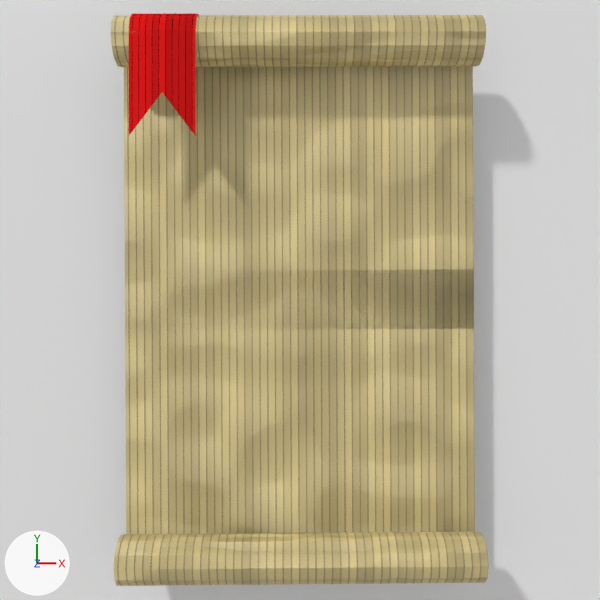
One commit to the Blender file src/img/Parchment_01.blend: the scene before it, then after it.
Camera for both pictures: the file's camera 'Camera'. The lights are fixed; the arrows at lower left show +X, +Y and +Z. Both versions are drawn at frame 4 of the action 'FlagSmall.001Action'; the numbers are the values there.

In view in the first picture: 'FlagSmall.001', 'Parchment-Small.002', 'Plane'.
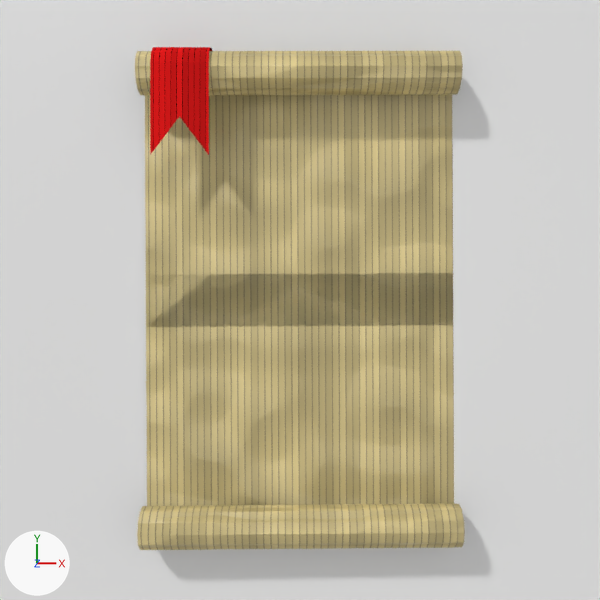
Commit message: fix parchment shadow when opening the main menu

Changed parts and their boxes (x1, y1, x2, y2) in the pictures (600 x 600 px):
'Parchment-Small.002', moved, rescaled (13% narrower, 13% shorter)
    before: (111, 15, 489, 586)
    after: (135, 51, 465, 550)
'FlagSmall.001', moved, rescaled (10% narrower, 11% shorter)
    before: (129, 14, 198, 136)
    after: (150, 47, 212, 155)

What the commit changed:
Object 'FlagSmall.001' (ob_flagsmall_001) moves from (0.0, 4.71, 0.0) to (0.0, 4.37, -0.31).
Object 'FlagSmall.001' (ob_flagsmall_001) is rescaled from (1.11, 1.11, 1.11) to (1.02, 1.02, 1.02).
Object 'Parchment-Small.002' (ob_parchment_small_002) moves from (0.0, 0.0, 0.0) to (0.0, 0.0, -0.32).
Object 'Parchment-Small.002' (ob_parchment_small_002) is rescaled from (1.11, 1.11, 1.11) to (1.02, 1.02, 1.02).
